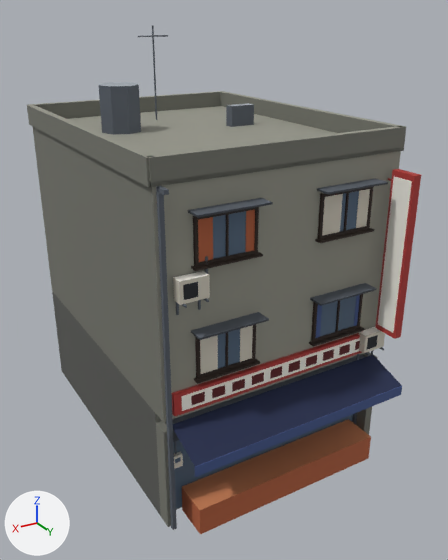
The FBX model Assets/Art/Models/Buildings/Shop_B.fbx as it was, and as the next commit left it.
Camera for both pictures: a 50 mm lens placed at (8.63, 11.38, 12.34), pointed at (-0.2, -3.32, 4.99). The axes (+X, +Y, +Z) are drawn at lower left. The lights are the same throughout. The picture after the commit comes second. Where no turn or scale is listed for an object, it has been applied to the vertices. Vertices at exactly the same position are counted once.

In view in the first picture: 'Awning', 'BodyLow.001', 'BodyUp.001', 'Curtain0.006', 'Glass.006', 'GlowBlade', 'Hoods.005', 'Pipes.006', 'RoofThings', 'RoofTop.002', 'ShopStall.001', 'WinFrame.006' and 12 more.
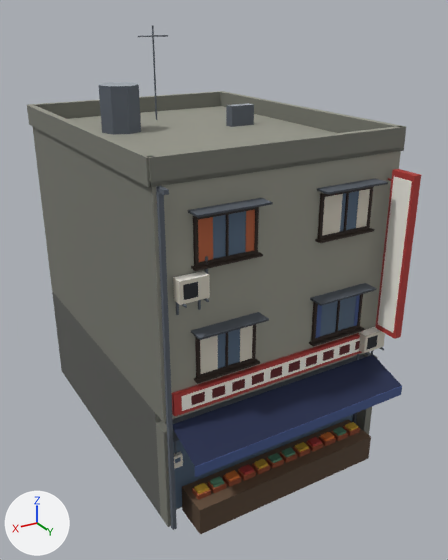
The change, as a list of edits to the scene's bpy script:
```text
Change me_shopstall_001:
    where me_shopstall_001.from_pydata(...)  # 8 vertices, 6 faces; spans x -2.9..2.9, y -0.35..0.65, z 0.0..0.8
    used by ob_shopstall_001; location = (0.0, 0.0, 0.0)
    me_shopstall_001 part 1: texture (UV) coordinates of 6 of 6 faces, centred in x -2.9..2.9, y -0.35..0.65, z 0.0..0.8, changed; they spanned u 0.65..0.95, v 0.59..0.59 and now span u 0.65..0.95, v 0.41..0.41
Add me_goodsproduce_001:
    me_goodsproduce_001.from_pydata(...)  # 96 vertices, 72 faces; spans x -2.72..2.72, y 0.03..0.27, z 0.93..1.01
    me_goodsproduce_001.materials.append(mat_km_palettemat)  # picture img_km_palette_png
Add me_goodscrates_001:
    me_goodscrates_001.from_pydata(...)  # 96 vertices, 72 faces; spans x -2.76..2.76, y -0.01..0.31, z 0.8..0.94
    me_goodscrates_001.materials.append(mat_km_palettemat)  # picture img_km_palette_png
Add ob_goodsproduce_001:
    ob_goodsproduce_001 = bpy.data.objects.new('GoodsProduce.001', me_goodsproduce_001)
    ob_goodsproduce_001.location = (0.0, 0.0, 0.0)
Add ob_goodscrates_001:
    ob_goodscrates_001 = bpy.data.objects.new('GoodsCrates.001', me_goodscrates_001)
    ob_goodscrates_001.location = (0.0, 0.0, 0.0)
```

Boxes [x1, y1, x2, y2] around the edits, measured in the pictures (448 x 560 px):
'GoodsCrates.001', added: after [192, 426, 360, 500]
'GoodsProduce.001', added: after [194, 422, 358, 494]
part 1 of me_shopstall_001, surface changed (darker): [182, 419, 371, 534] in both
